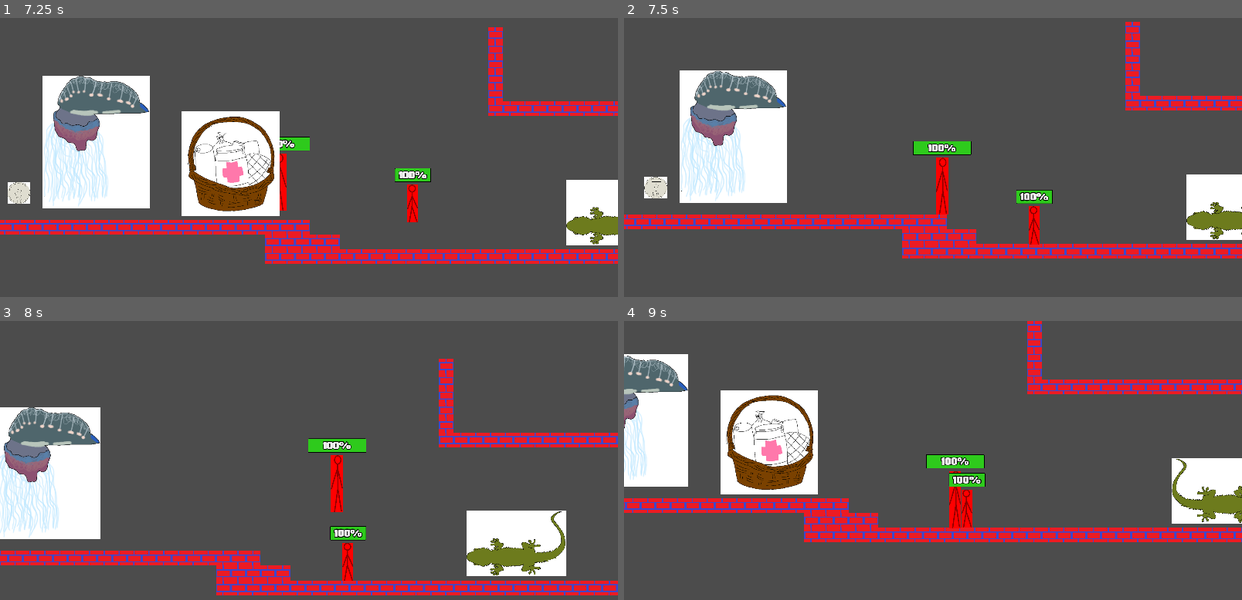
Above: before the commit, frames 1-4 (two rows, left to right).
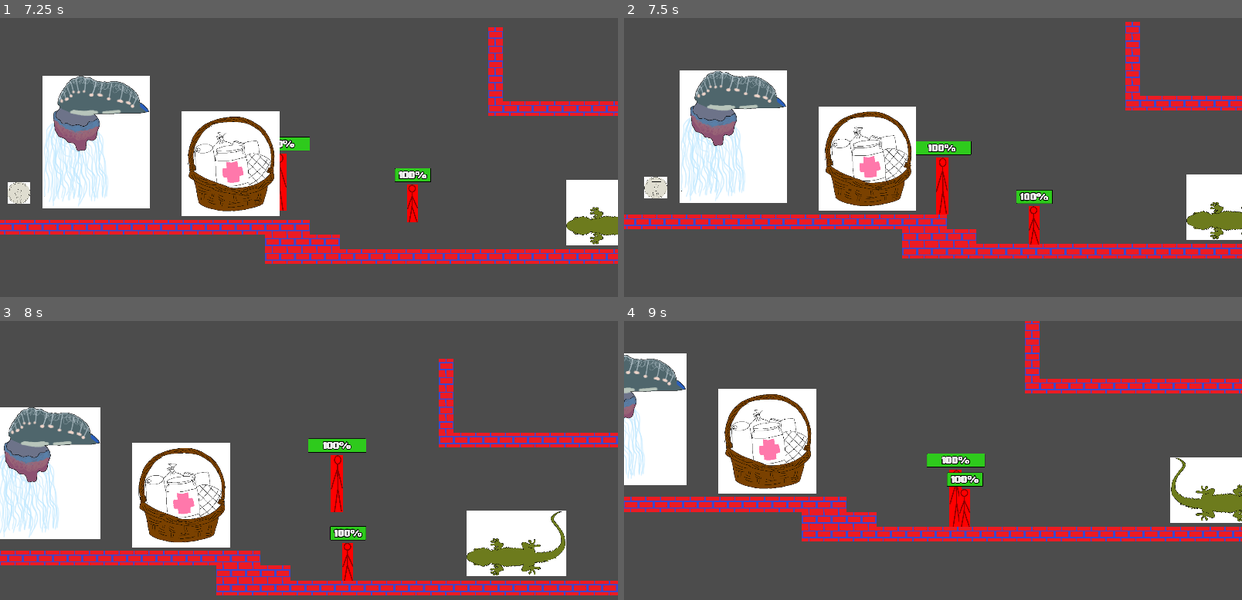
Above: after the commit, the same moments.

Repository: EyeBallTank/PROJECT-NORTUBEL-main-ish
Game: Godot game, scene res://src/levels/LevelTemplate3.tscn
Same seed, same stepped clock (60 frames per second), same inputs: the game is played once before the commit and once after it. This scene is started directly instead of the project's main scene.
Inputs:
- Up to frame 1 (7.25 s): hold F (followme) 0.53-1.28 s; hold Right (right) 0.53-2.03 s; tap Up (jumpup) at 0.77, 1.52, 3.02, 3.77, 4.52, 6.02, 6.77 s; tap S (standstill) every 1.5 s from 1.35 to 5.85 s; hold Left (left) 2.03-2.78 s; hold F (followme) 2.03-2.78 s; hold Right (right) 2.78-4.28 s; hold F (followme) 3.53-4.28 s; hold Left (left) 4.28-5.03 s; hold Right (right) 5.03-5.78 s; hold F (followme) 5.03-5.78 s; hold Left (left) from 5.78 s (still down); hold F (followme) from 6.53 s (still down)
- Up to frame 2 (7.5 s): release Left (left) at 7.28 s; release F (followme) at 7.28 s; hold Right (right) from 7.28 s (still down); tap S (standstill) at 7.35 s
- Up to frame 3 (8 s): keep holding Right (right); tap Up (jumpup) at 7.52 s
- Up to frame 4 (9 s): keep holding Right (right); hold F (followme) 8.03-8.78 s; tap S (standstill) at 8.85 s

Frame 1 is identical in both runs. In frame 2, 5.8% of the frame differs, in the area x 31-48%, y 31-70%; in frame 3, 5.9%; in frame 4, 8.7%, in the area x 0-100%, y 0-80%.

Commit message:
health pickup cannot be obtain if health is full
BUT somehow, the Companion cannot obtain it even if health is under the main value

Diff:
--- a/src/level_items/Health Pickup.gd
+++ b/src/level_items/Health Pickup.gd
@@ -9,5 +9,18 @@
 
 func _on_Health_Pickup_body_entered(body):
 	if body.name == "Player":
-		body.health += 10
-		queue_free()
+		if body.health < 100:
+			body.health += 10
+			queue_free()
+		else:
+			pass
+
+	if body.name == "Companion":
+		if body.health < 50:
+			body.health += 10
+			queue_free()
+		else:
+			pass
+
+#Wanted to make sure one character touching the Health Pickup heals BOTH
+#But it seems the Companion cannot obtain the Health Pickup to heal
